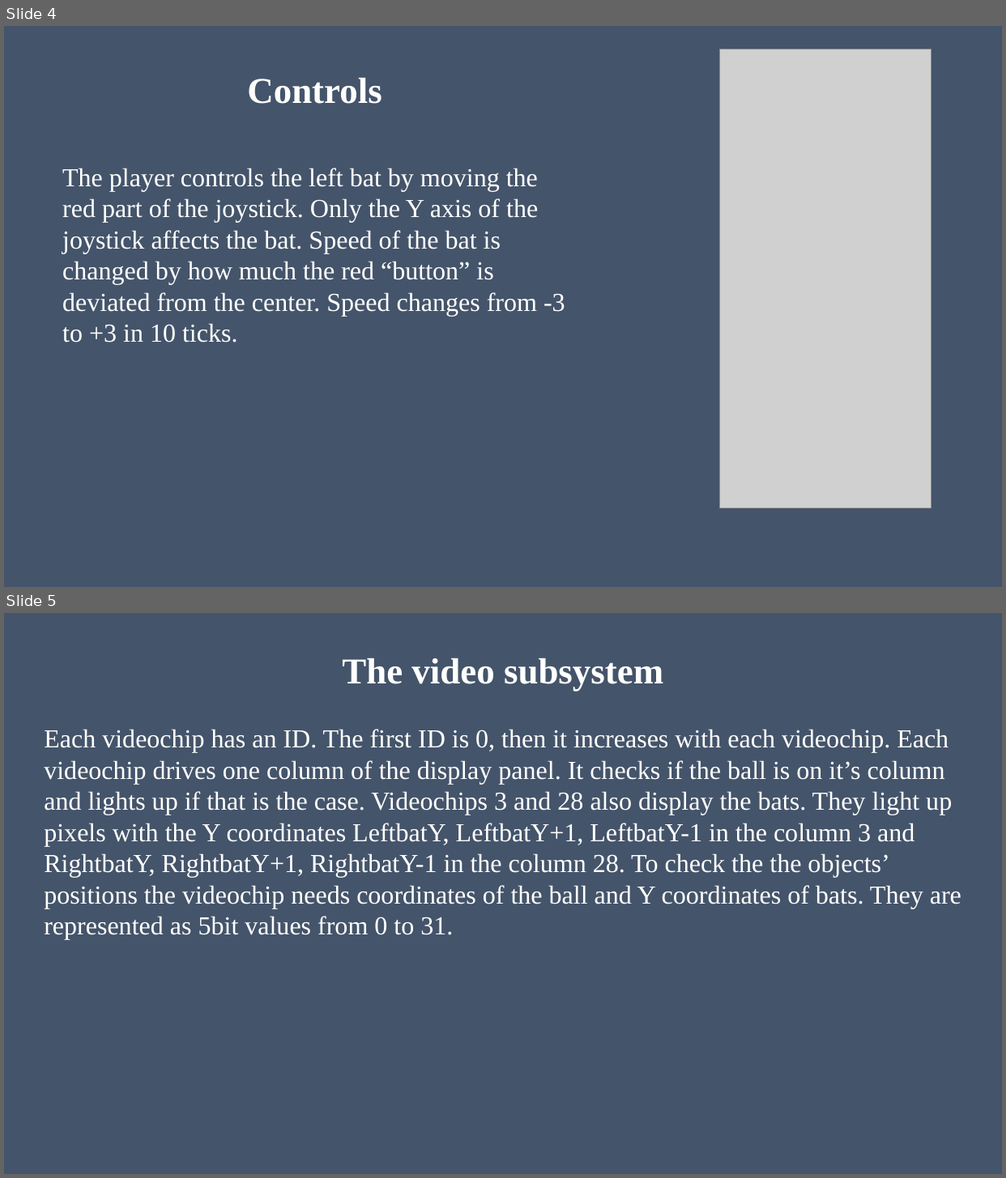
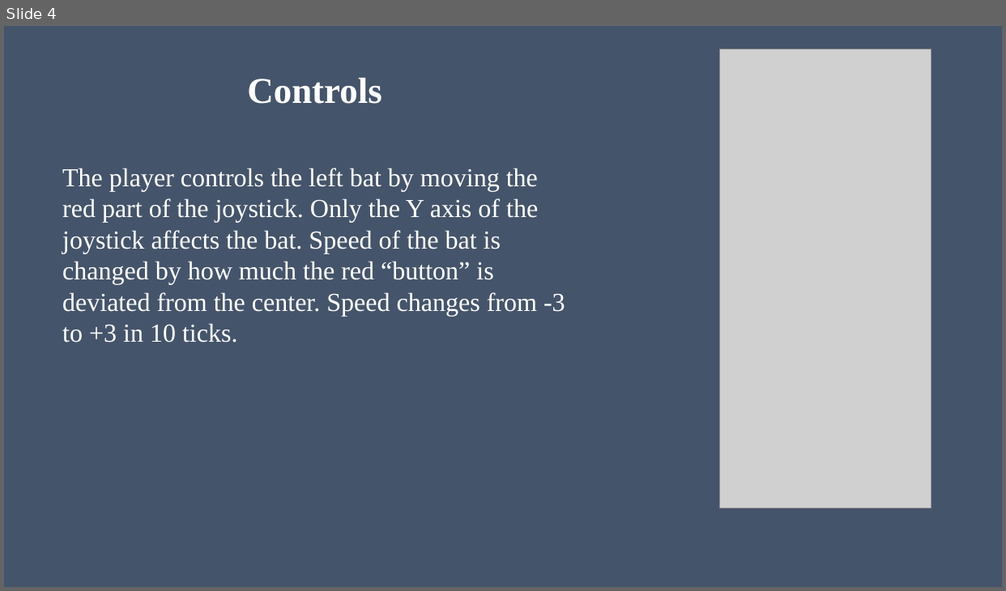
Before and after one commit to MIZINCHIK/DigitalPlatforms, a slide deck: Presentation.pptx. Shown one above the other, each under a label of ours: slides 4 and 5 before the commit, slide 4 after it. The pictures are 1006x1178 and 1006x591 pixels, drawn with LibreOffice and Linux fonts; fonts in the diff are those of the drawing; grey boxes stand for pictures. Boxes give left, top, right and bottom in pixels: in the first picture for what was removed or moved away, otherwise in the second. Text is boxed around its words. In the diff, an @@ line names an element or a change of style, - is before the commit and + after.

```diff
--- a/Presentation.pptx
+++ b/Presentation.pptx
@@ slide 5 removed at (4,613,1002,1174), background #44546A @@
@@ title removed at (342,658,663,691) @@
-The video subsystem
@@ text removed at (44,729,961,940) @@
-Each videochip has an ID. The first ID is 0, then it increases with each videochip. Each videochip drives one column of the display panel. It checks if the ball is on it’s column and lights up if that is the case. Videochips 3 and 28 also display the bats. They light up pixels with the Y coordinates LeftbatY, LeftbatY+1, LeftbatY-1 in the column 3 and RightbatY, RightbatY+1, RightbatY-1 in the column 28. To check the the objects’ positions the videochip needs coordinates of the ball and Y coordinates of bats. They are represented as 5bit values from 0 to 31.
```
Also in this commit, not shown: 1 slide changed, 5 slides added, 3 other slides removed.
